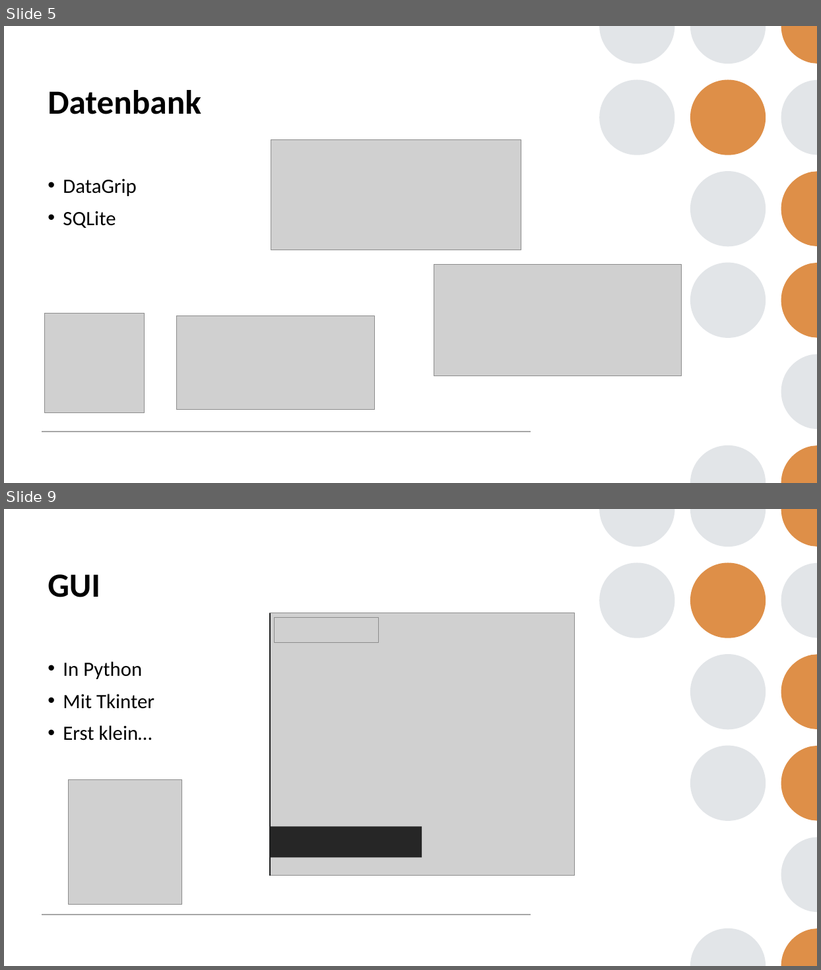
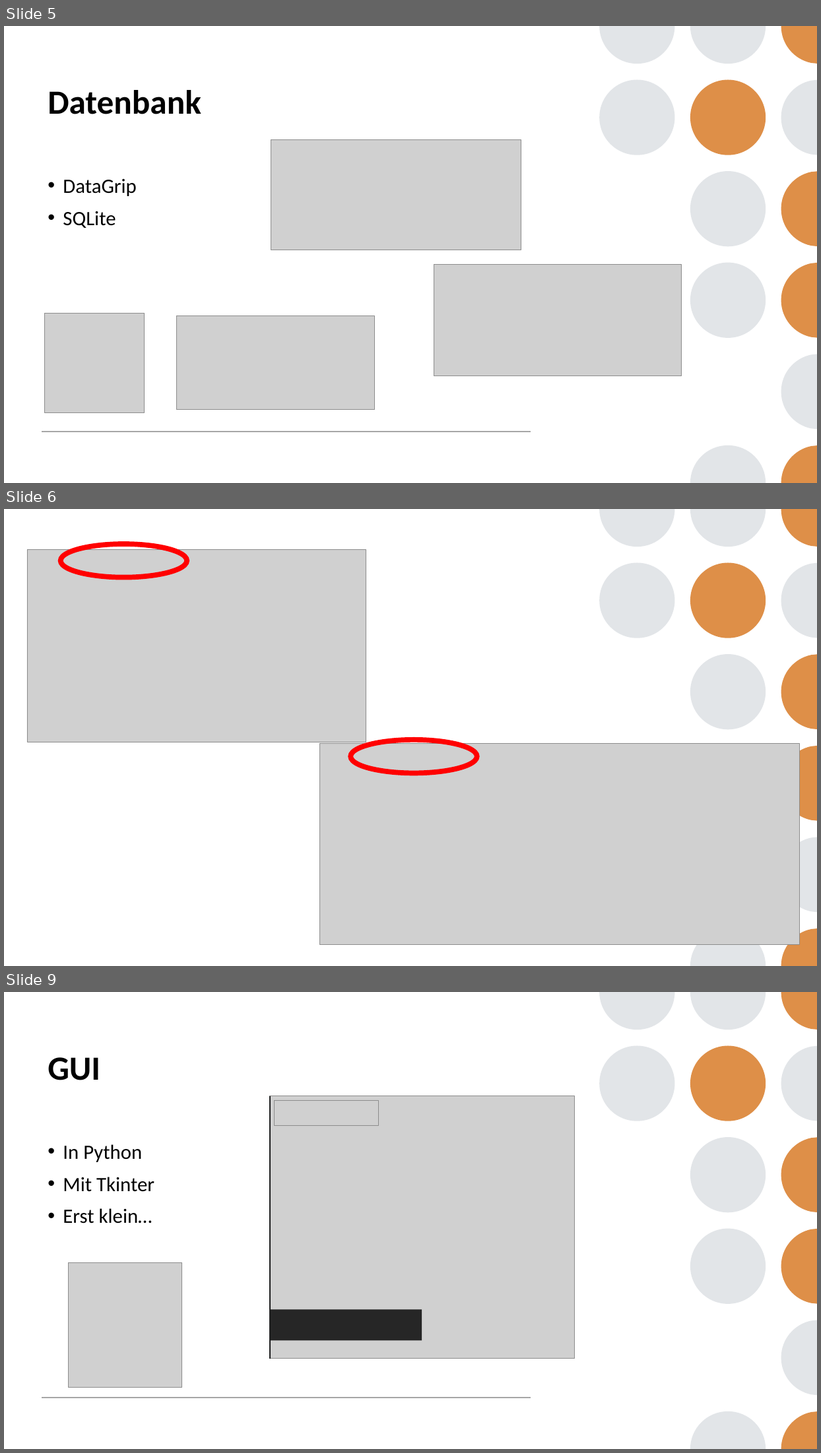
Before and after one commit to AllieW99/Feinstaubstation, a slide deck: Documentation/Abschlusspräsentation.pptx. Shown one above the other, each under a label of ours: slides 5 and 9 before the commit, slides 5, 6 and 9 after it; the slides between them are not shown. The pictures are 821x970 and 821x1453 pixels, drawn with LibreOffice and Linux fonts; fonts in the diff are those of the drawing; grey boxes stand for pictures. Boxes give left, top, right and bottom in pixels: in the first picture for what was removed or moved away, otherwise in the second. Text is boxed around its words. In the diff, an @@ line names an element or a change of style, - is before the commit and + after.

```diff
--- a/Documentation/Abschlusspräsentation.pptx
+++ b/Documentation/Abschlusspräsentation.pptx
@@ slide 6 added at bbox=[4, 509, 817, 966], background #FFFFFF; not listed: 13 template elements that a slide beside it also shows @@
@@ ellipse added at bbox=[61, 544, 187, 578], outline #FF0000 6 pt @@
@@ picture added at bbox=[27, 549, 366, 742] @@
@@ picture added at bbox=[320, 744, 799, 945] @@
@@ ellipse added at bbox=[350, 740, 477, 774], outline #FF0000 6 pt @@
@@ rectangle added at bbox=[35, 902, 391, 934], fill #FFFFFF, outline #FFFFFF 1 pt @@
```
Also in this commit, not shown: 6 slides changed, 1 other slide added, 2 slides removed.
